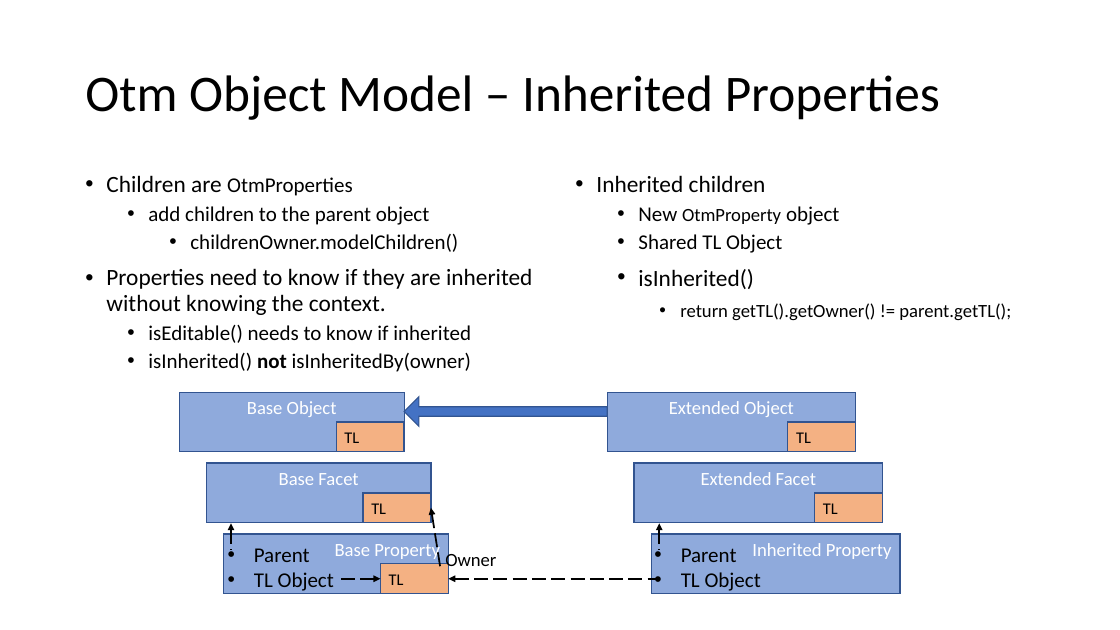
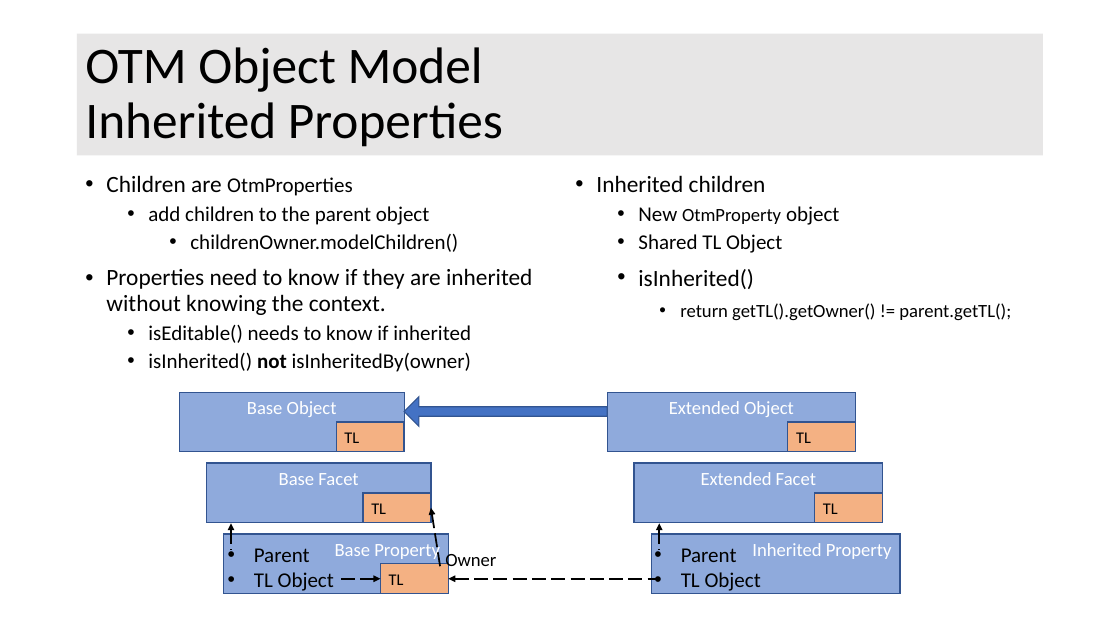
Before and after one commit to OpenTravel/OTM-DE-Utilities, a slide deck: slide 32 of otm-dex/OTM-DEX Architecture.pptx (slide 30 before the commit). Drawn at 1120x630 pixels with LibreOffice and Linux fonts; fonts in the diff are those of the drawing. Boxes give left, top, right and bottom in pixels: in the first picture for what was removed or moved away, otherwise in the second. Text is boxed around its words. In the diff, an @@ line names an element or a change of style, - is before the commit and + after.

```diff
--- a/otm-dex/OTM-DEX Architecture.pptx
+++ b/otm-dex/OTM-DEX Architecture.pptx
@@ title "OTM Object Model Inherited Properties": place and size @@
-title "OTM Object Model Inherited Properties" at (85,75,940,120)
+title "OTM Object Model Inherited Properties" at (77,34,1044,155)
@@ title "OTM Object Model Inherited Properties" at (77,34,1044,155): fill none to #E7E6E6 @@
@@ title at (85,47,503,147): text changed @@
-Otm Object Model – Inherited Properties
+OTM Object Model
+Inherited Properties
```
Also in this commit, not shown: 32 other slides changed, 7 slides added, 8 slides removed, 5 other files.
